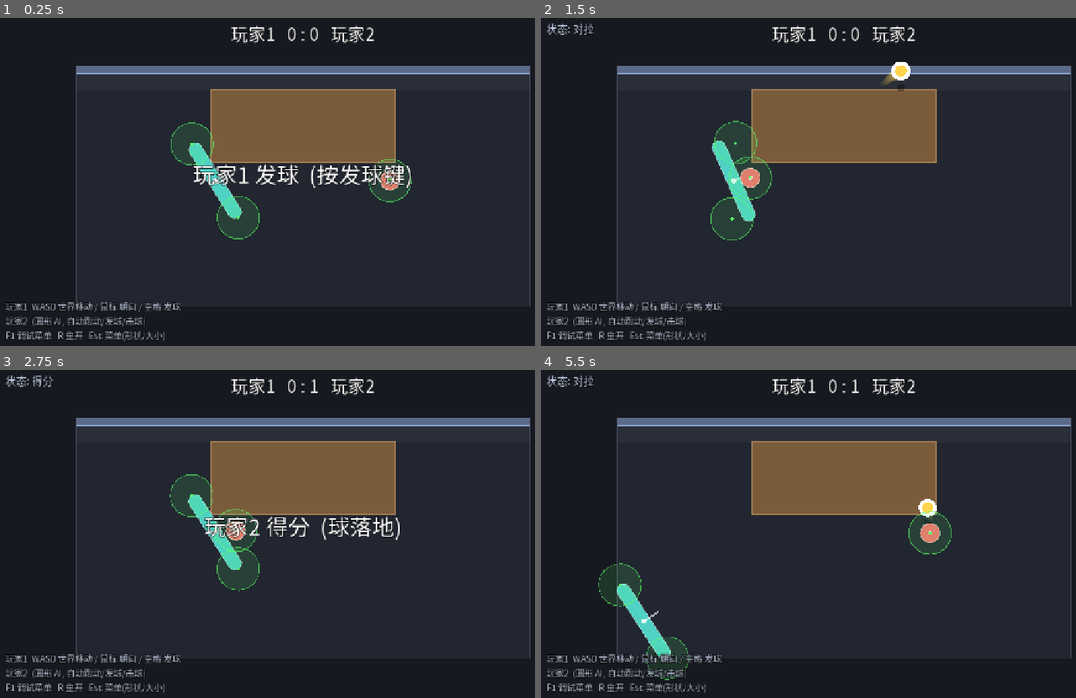
Above: before the commit, frames 1-4 (two rows, left to right).
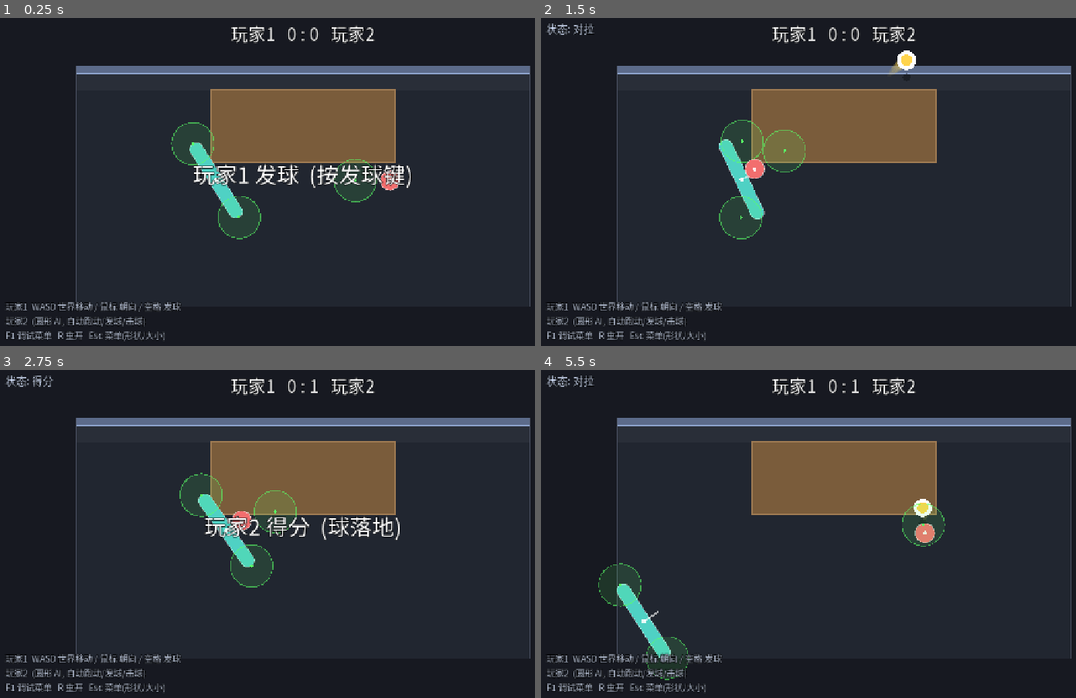
Above: after the commit, the same moments.

Repository: shuperidou/BMA-Arena
Game: Godot game, scene res://scenes/Main.tscn
Same seed, same stepped clock (60 frames per second), same inputs: the game is played once before the commit and once after it.
Inputs (mouse positions are in pixels of both pictures, inside the frame that each line leads up to):
- Up to frame 1 (0.25 s): no input
- Up to frame 2 (1.5 s): tap Enter at 0.5 s; move the mouse to (979, 168) at 0.52 s; hold D 0.53-1.25 s; tap 2 at 0.6 s; click (979, 168) at 0.67 s; tap Space at 0.77 s; drag from (722, 204) to (813, 254) at 1.27 s
- Up to frame 3 (2.75 s): move the mouse to (363, 461) at 2.02 s; hold D from 2.03 s (still down); tap 4 at 2.1 s
- Up to frame 4 (5.5 s): release D at 2.75 s; drag from (813, 606) to (658, 484) at 2.77 s; move the mouse to (1027, 589) at 3.52 s; hold A 3.53-4.25 s; tap 6 at 3.6 s; tap Space at 3.77 s; drag from (658, 484) to (749, 452) at 4.27 s; move the mouse to (872, 537) at 5.02 s; hold S from 5.03 s (still down); tap 8 at 5.1 s; click (872, 537) at 5.17 s

The runs differ from the first frame. In frame 1, 1.2% of the frame differs, in the area x 31-78%, y 31-68%; in frame 2, 2.3%; in frame 3, 2.4%, in the area x 31-56%, y 31-68%; in frame 4, 0.8%.

Commit message:
feat(ai): arm (hit-point reaches toward ball) + body may overlap table by table_player_margin; target smoothing + arrive deadzone -> AI now catches (AiVsAi hits 7->13..31)

Diff:
--- a/scripts/arena/arena.gd
+++ b/scripts/arena/arena.gd
@@ -28,7 +28,7 @@
 func _build_static_bodies() -> void:
 	var t := 40.0
 	_add_box("Wall", _wall_rect)
-	_add_box("Table", _table_rect)
+	_add_box("Table", GameConfig.table_block_rect())
 	# 三条边界 (左/右/下)，把玩家关在活动区域内
 	_add_box("BoundLeft", Rect2(_arena_rect.position.x - t, _arena_rect.position.y - t,
 		t, _arena_rect.size.y + 2.0 * t))
--- a/scripts/autoload/game_config.gd
+++ b/scripts/autoload/game_config.gd
@@ -23,6 +23,8 @@
 ## [TUNED] 桌面远边 y=-178, 近边 y=-28, 与墙之间的缝隙 34px。
 var table_size: Vector2 = Vector2(380.0, 150.0)
 var table_center: Vector2 = Vector2(0.0, -103.0)
+## 角色本体允许"越过桌面"这么多像素 (桌子对玩家的碰撞体向内缩这么多; 球弹跳仍按 table_rect)。
+var table_player_margin: float = 14.0
 
 # ============================================================
 #  B. 球 (俯视 XY + 独立高度 Z)
@@ -253,8 +255,11 @@
 ## 桌/墙是实体碰撞, 但球的可接点在桌正上方 -> 追击目标要投影到桌外(贴桌沿伸判定区够球),
 ## 否则 AI 会直线怼进桌子卡死。
 var ai_hit_reach: float = 44.0          ## 判定区触球半径 (AI 用; = 玩家 hit_reach, 保持平等)
-var ai_body_clearance: float = 26.0     ## 目标点必须离桌/边界这么多 (机身半径 + 余量)
+var ai_body_clearance: float = 22.0     ## 目标点必须离(缩过的)桌/边界这么多 (机身半径 + 余量)
+var ai_arm_len: float = 72.0            ## AI"手臂": 判定点朝球方向可伸出的最大长度 (能越桌够球)
 var ai_personal_space: float = 78.0     ## 与对手保持的"个人空间"; 太近就侧向绕开
+var ai_arrive_dist: float = 16.0        ## 到达目标的判定距离 (越大越稳, 减少来回抖)
+var ai_target_smooth: float = 0.30      ## 目标平滑系数 (每帧向新目标插值; 1=不平滑)
 var ai_avoid_gain: float = 1.2          ## 绕对手的侧向权重
 var ai_stuck_velocity: float = 30.0     ## 想动却低于此速度视为"卡住"
 var ai_unstick_frames: int = 14         ## 连续卡住这么多帧 -> 触发脱困侧移
@@ -355,3 +360,7 @@
 
 func table_rect() -> Rect2:
 	return Rect2(table_center - table_size * 0.5, table_size)
+
+## 桌子对"角色本体"的碰撞矩形 (向内缩 table_player_margin, 让角色可越桌一点)。球弹跳仍用 table_rect。
+func table_block_rect() -> Rect2:
+	return table_rect().grow(-table_player_margin)
--- a/scripts/player/player_controller.gd
+++ b/scripts/player/player_controller.gd
@@ -22,6 +22,8 @@
 var _ai_aim_x: float = 0.0          ## AI 本次进攻落点 x (换对手击球时重选) -> 决定方向
 var _ai_bait_x: float = 0.0         ## 假动作诱饵 x (与真实落点相反侧)
 var _ai_last_hitter_seen: Node = null
+var _ai_smooth_target: Vector2 = Vector2.ZERO   ## 平滑后的走位目标 (抗抖)
+var _ai_smooth_ready: bool = false
 
 var hit_points: Array[HitPoint] = []
 ## 击球区在角色局部坐标系中的位移 (2D)。
@@ -97,8 +99,12 @@
 				_ai_pick_aim()
 		# AI: 判定点收到中心, 每帧像甩鼠标一样设好"挥动速度"; 命中走同一 HitSystem。
 		var sw2: Vector2 = _ai_desired_swing()
+		# "手臂": 判定点朝球方向伸出 (最多 ai_arm_len), 让 AI 能越桌够球
+		var arm: Vector2 = Vector2.ZERO
+		if ball != null:
+			arm = (ball.global_position - global_position).rotated(-rotation).limit_length(GameConfig.ai_arm_len)
 		for hp in hit_points:
-			hp.position = Vector2.ZERO
+			hp.position = arm
 			hp.reach = GameConfig.ai_hit_reach
 			hp.swing_velocity = sw2
 		_recenter_body(state, step, _ai_face_point(), 0.0)
@@ -204,9 +210,16 @@
 ## AI 走位: 趋目标 + 躲对手碰撞箱 + 卡住脱困。
 func _ai_move_dir(state: PhysicsDirectBodyState2D) -> Vector2:
 	var from: Vector2 = state.transform.origin
-	var target: Vector2 = _target_point()
+	var raw_target: Vector2 = _target_point()
+	# 目标平滑 (抗抖): 每帧向真实目标插值, 避免目标逐帧跳动导致"来回跑"
+	if not _ai_smooth_ready:
+		_ai_smooth_target = raw_target
+		_ai_smooth_ready = true
+	else:
+		_ai_smooth_target = _ai_smooth_target.lerp(raw_target, GameConfig.ai_target_smooth)
+	var target: Vector2 = _ai_smooth_target
 	var to: Vector2 = target - from
-	if to.length() < 6.0:
+	if to.length() < GameConfig.ai_arrive_dist:
 		_ai_stuck_frames = 0
 		return Vector2.ZERO
 	var dir: Vector2 = to.normalized()
@@ -294,7 +307,7 @@
 	var clr: float = GameConfig.ai_body_clearance
 	var ar: Rect2 = GameConfig.arena_rect().grow(-clr)
 	var q := Vector2(clampf(p.x, ar.position.x, ar.end.x), clampf(p.y, ar.position.y, ar.end.y))
-	var tr: Rect2 = GameConfig.table_rect().grow(clr)
+	var tr: Rect2 = GameConfig.table_block_rect().grow(clr)
 	if tr.has_point(q):
 		var d_l: float = q.x - tr.position.x
 		var d_r: float = tr.end.x - q.x
@@ -314,7 +327,7 @@
 ## 桌子避让: 若贴着桌子(阈值内)且方向指向桌内, 去掉法向分量 -> 沿桌边滑(朝目标侧)。
 ## 玩家进不去桌子, 只能沿它的边绕 —— 这是"不怼桌卡死"的核心。
 func _slide_along_table(dir: Vector2, to: Vector2, from: Vector2) -> Vector2:
-	var tr: Rect2 = GameConfig.table_rect().grow(GameConfig.ai_body_clearance)
+	var tr: Rect2 = GameConfig.table_block_rect().grow(GameConfig.ai_body_clearance)
 	var closest := Vector2(clampf(from.x, tr.position.x, tr.end.x), clampf(from.y, tr.position.y, tr.end.y))
 	var n: Vector2 = from - closest
 	if n.length() > 90.0:
@@ -349,7 +362,7 @@
 
 ## 若直线路径被桌子挡住, 绕到"最省路"的桌角 (只处理这一格桌子, 足够)。
 func _route_around_table(dir: Vector2, from: Vector2, target: Vector2) -> Vector2:
-	var tr: Rect2 = GameConfig.table_rect().grow(GameConfig.ai_body_clearance)
+	var tr: Rect2 = GameConfig.table_block_rect().grow(GameConfig.ai_body_clearance)
 	# 仅当"路径中点落在桌内"才认为真的被挡 (避免目标恰在桌边时的误触发)
 	if not tr.has_point((from + target) * 0.5):
 		return dir
--- a/scripts/tools/control_test.gd
+++ b/scripts/tools/control_test.gd
@@ -175,8 +175,9 @@
 	# T7: AI 追击目标点会投影到"可达区域" (桌/边界外), 避免怼桌卡死
 	var inside: Vector2 = GameConfig.table_center
 	var out: Vector2 = p1._clamp_reachable(inside)
-	_check("T7 目标点被推出桌外", not GameConfig.table_rect().grow(GameConfig.ai_body_clearance).has_point(out),
-		"in=%s out=%s" % [str(inside.round()), str(out.round())])
+	_check("T7 目标点被推出(缩过的)桌外",
+		not GameConfig.table_block_rect().grow(GameConfig.ai_body_clearance).has_point(out),
+		"in=%s out=%s margin=%.0f" % [str(inside.round()), str(out.round()), GameConfig.table_player_margin])
 
 func _same_pts(a: PackedVector2Array, b: PackedVector2Array) -> bool:
 	if a.size() != b.size():
